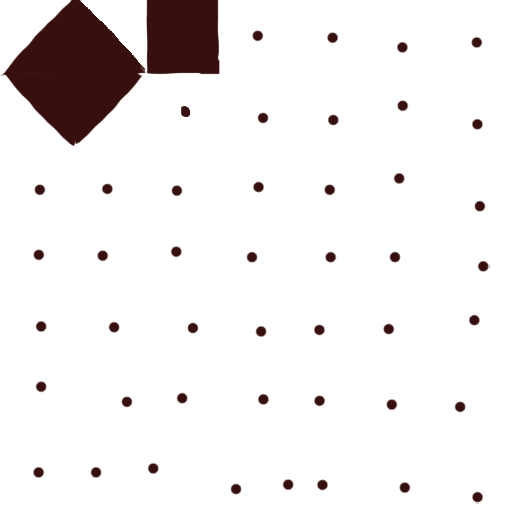
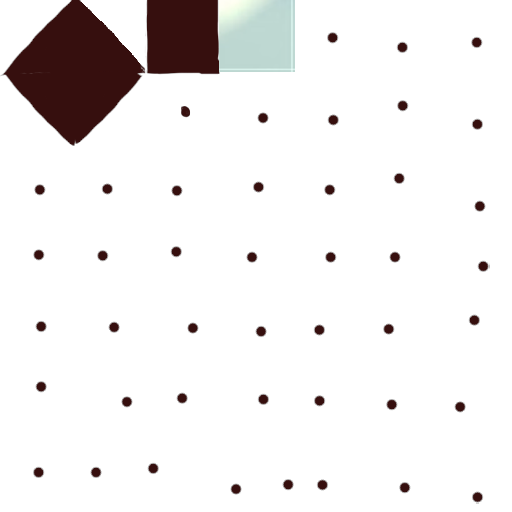
Revision of a layered 512 × 512 image; what changed, layer by layer:
removed layer "Layer 3" over [33, 0, 490, 504]
removed layer "Layer 2" over [3, 68, 77, 146]
painted on "Layer 1" over [0, 0, 490, 504]
removed layer "Background" over [0, 0, 72, 77]
